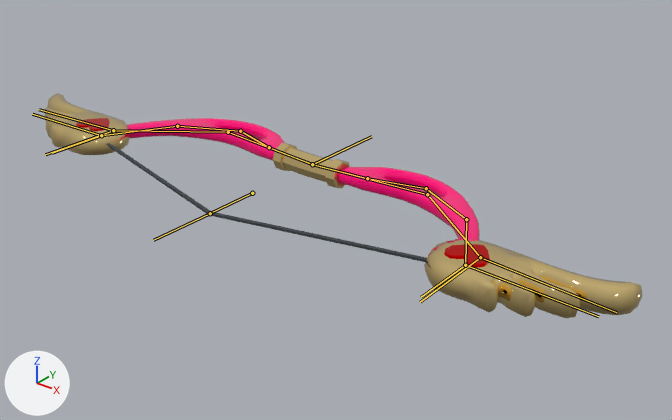
Two versions of the Blender file webar/assets/bow_anim05.blend, one commit apart.
The view is the same before and after, from a 50 mm lens placed at (13.09, -15.49, 8.63), pointed at (1.46, -0.95, -0.39). The lights are fixed; the arrows at lower left show +X, +Y and +Z. Both versions are drawn at frame 0 of the action 'fullshot.001'; the numbers are the values there. The bones that bend it are drawn over the model as lines.

Objects in the first picture: 'Bow'.
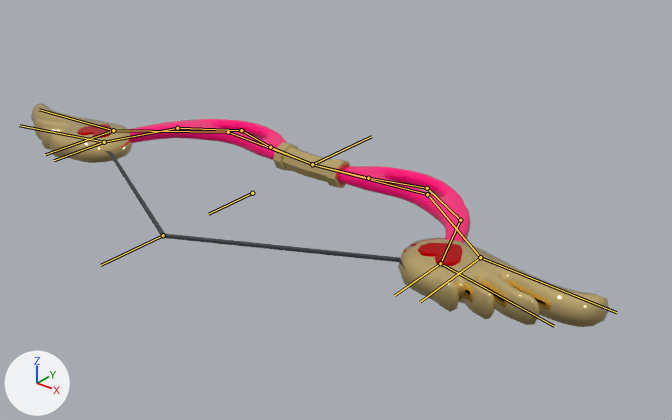
Pixel boxes (x1, y1, x2, y2) of what changed, in the pictures (672 x 420 px):
'Bow', posed
    before: (45, 93, 642, 318)
    after: (31, 103, 609, 327)
bone 'String', root to tip
    before: (210, 213) to (153, 240)
    after: (163, 235) to (101, 265)

The edits, one by one:
Bone 'String' (bone_string) moves from (0.0, 1.3, 0.0) to (0.0, 2.6, 0.0).
